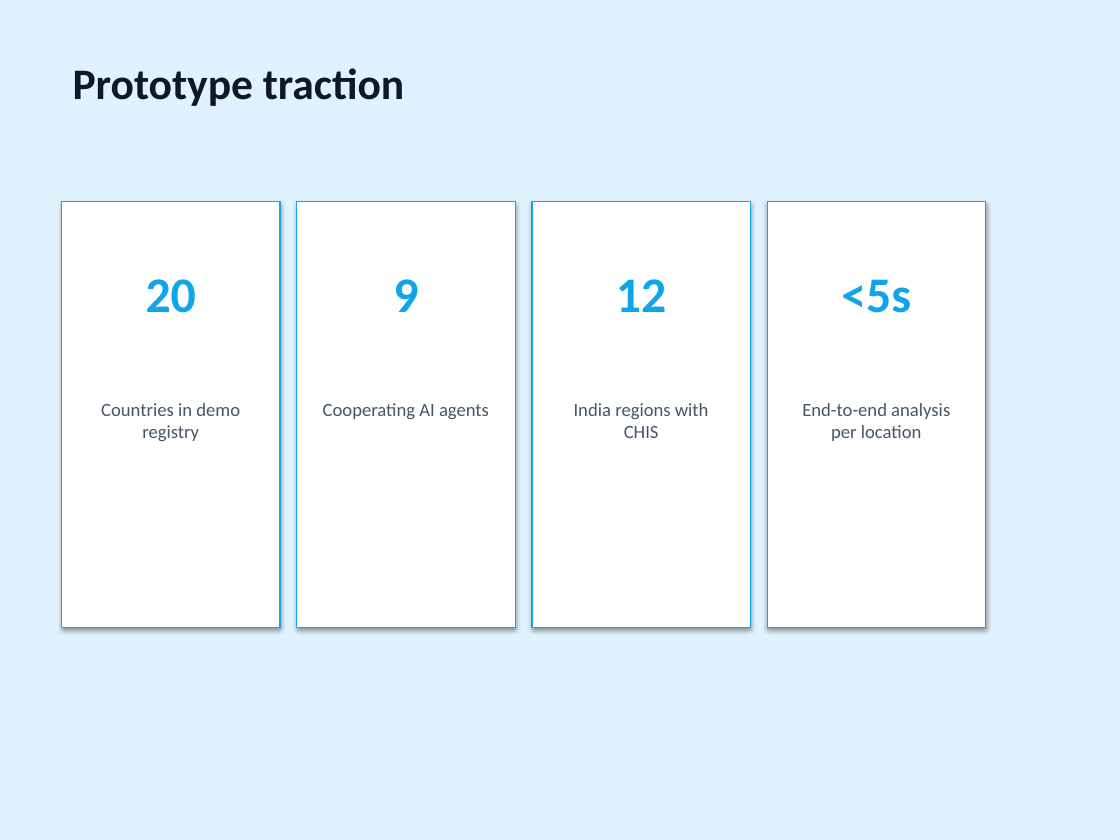
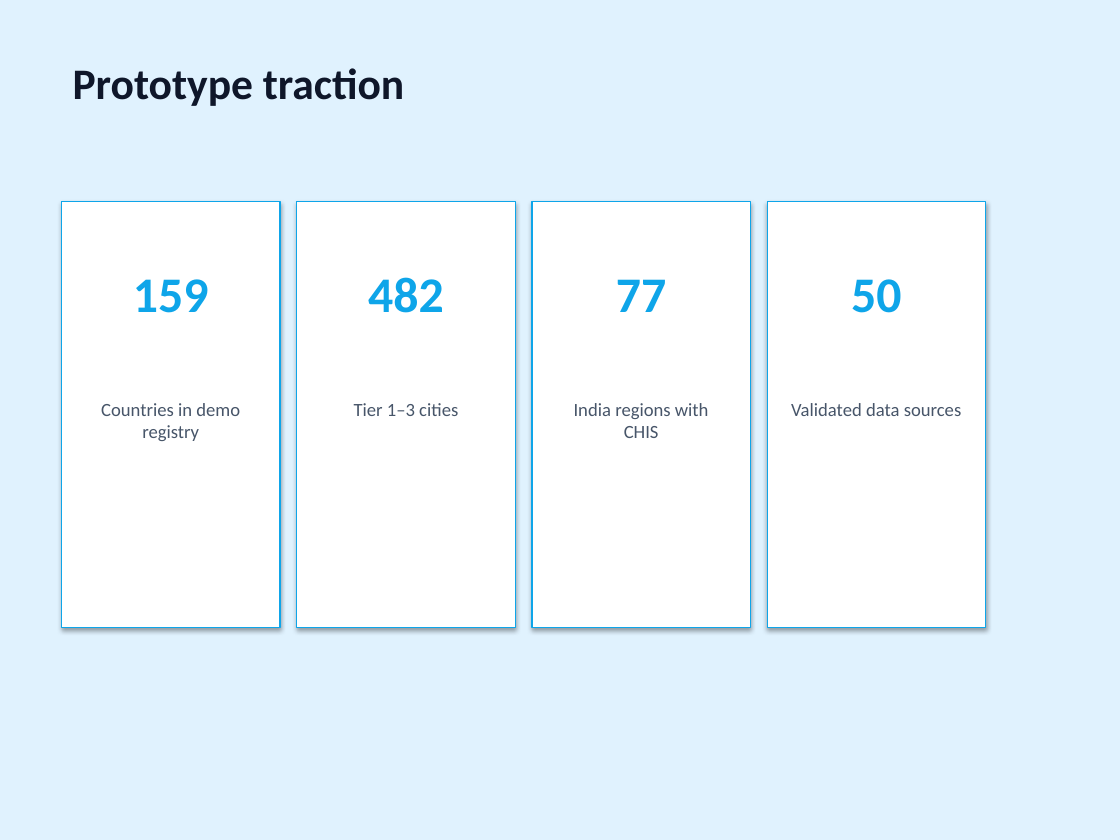
Before and after one commit to carbonintelli/KlimaGuardKids, a slide deck: slide 7 of presentations/KlimaGuard-Kids-Pitch.pptx. Drawn at 1120x840 pixels with LibreOffice and Linux fonts; fonts in the diff are those of the drawing. Boxes give left, top, right and bottom in pixels: in the first picture for what was removed or moved away, otherwise in the second. Text is boxed around its words. In the diff, an @@ line names an element or a change of style, - is before the commit and + after.

```diff
--- a/presentations/KlimaGuard-Kids-Pitch.pptx
+++ b/presentations/KlimaGuard-Kids-Pitch.pptx
@@ text at (133,279,209,313): text changed @@
-20
+159
@@ text at (368,277,444,313): text changed @@
-9
+482
@@ text at (616,279,666,312): text changed @@
-12
+77
@@ text at (851,279,901,313): text changed @@
-<5s
+50
@@ text at (354,403,458,416): text changed @@
-Cooperating AI agents
+Tier 1–3 cities
@@ text at (791,403,962,416): text changed @@
-End-to-end analysis per location
+Validated data sources
```
Also in this commit, not shown: 2 other slides changed, 11 other files.
